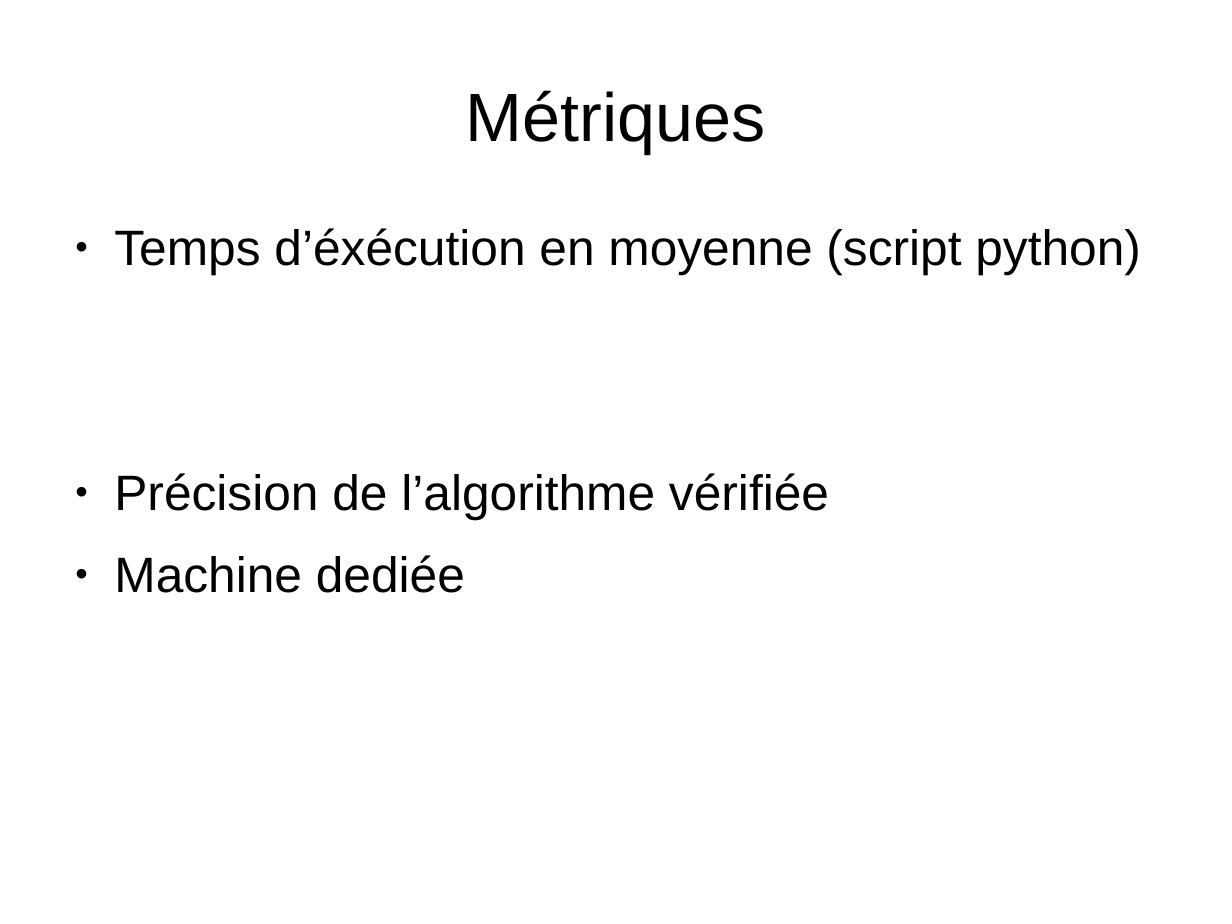
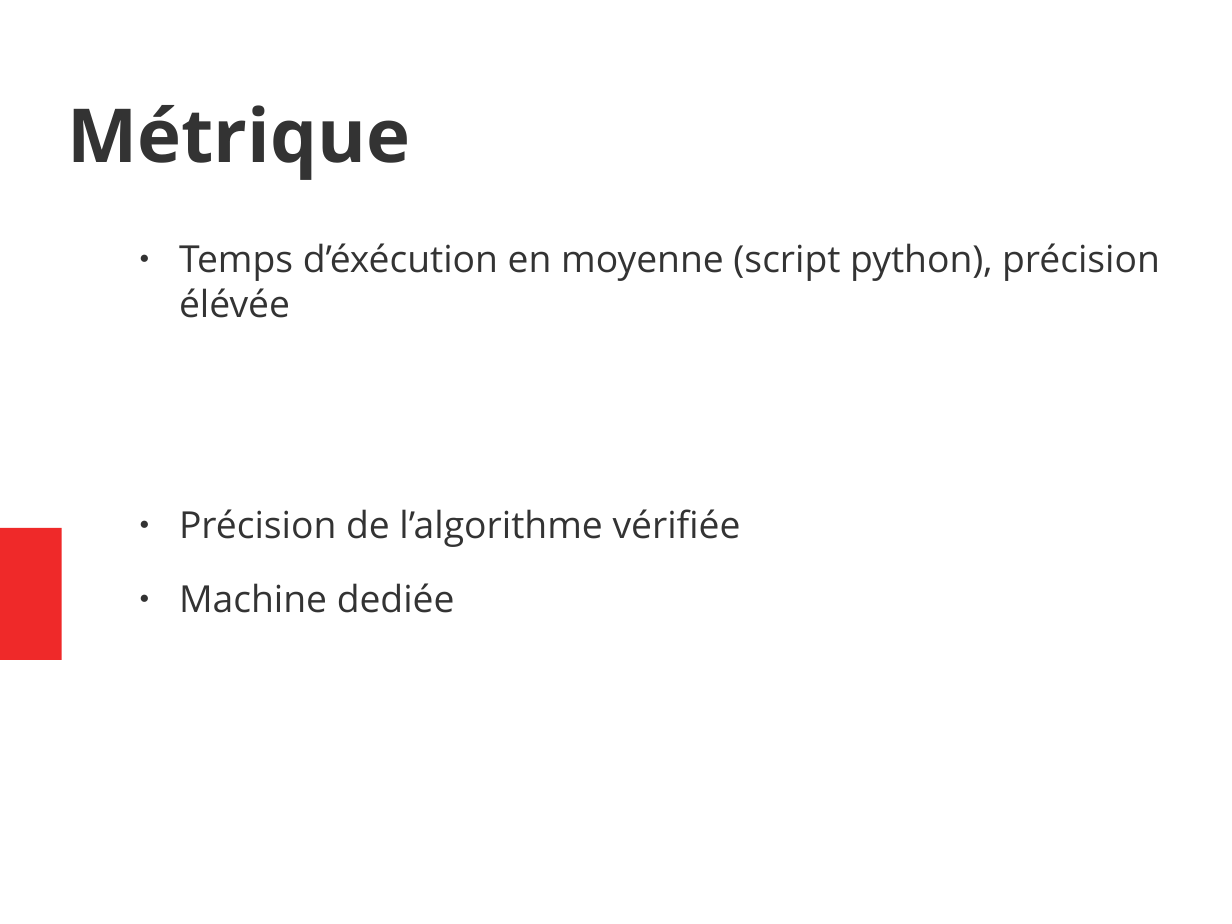
Before and after one commit to Elnathbeta/perf-project, a slide deck: slide 4 of oral.odp. Drawn at 1232x924 pixels with LibreOffice and Linux fonts; fonts in the diff are those of the drawing. Boxes give left, top, right and bottom in pixels: in the first picture for what was removed or moved away, otherwise in the second. Text is boxed around its words. In the diff, an @@ line names an element or a change of style, - is before the commit and + after.

```diff
--- a/oral.odp
+++ b/oral.odp
@@ title added at [67,105,410,180], 48 pt, text #333333, bold @@
+Métrique
@@ title removed at [466,90,766,153] @@
-Métriques
@@ text "Temps d’éxécution en moyenne (script ...": place and size @@
-text "Temps d’éxécution en moyenne (script ..." at [114,228,1141,593]
+text "Temps d’éxécution en moyenne (script ..." at [179,243,1160,613]
@@ text at [179,243,1160,318]: text changed; size 32 to 24 pt; font Arial to Open Sans; text colour #000000 to #333333 @@
-● Temps d’éxécution en moyenne (script python)
+● Temps d’éxécution en moyenne (script python), précision élévée
@@ text at [179,509,741,613]: size 32 to 24 pt, font Arial to Open Sans, text colour #000000 to #333333 in "Précision de l’algorithme vérifiée", "Machine dediée"; more space between paragraphs; bullet colour #000000 to #333333 @@
@@ rectangle added at [0,528,61,660], fill #EF2929 @@
```
Also in this commit, not shown: 7 other slides changed, 1 slide added, 1 slide removed, 3 other files.
